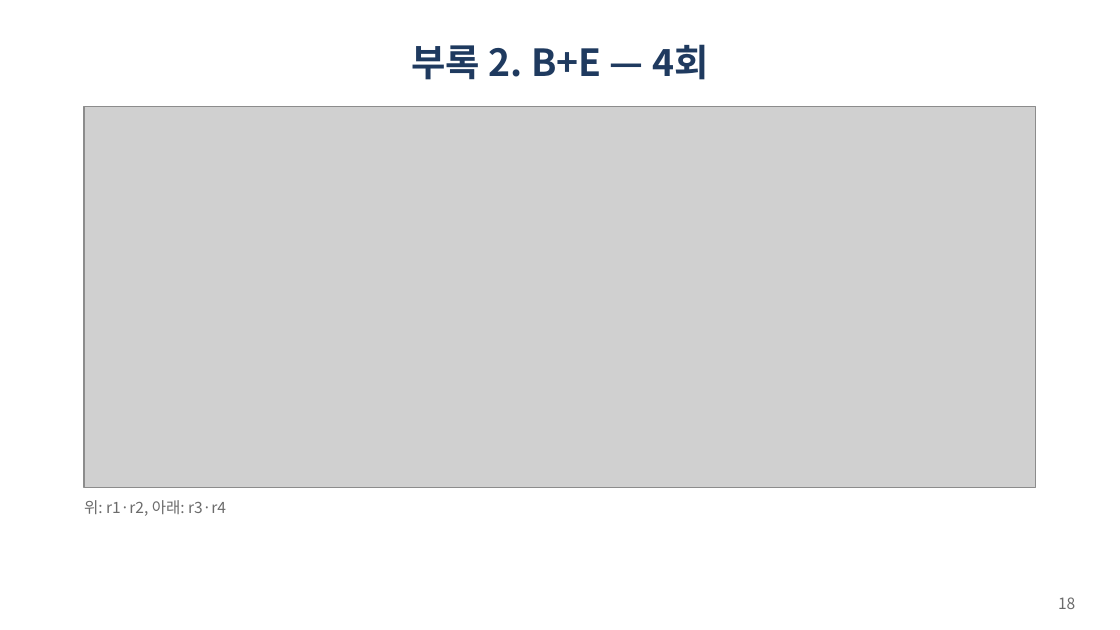
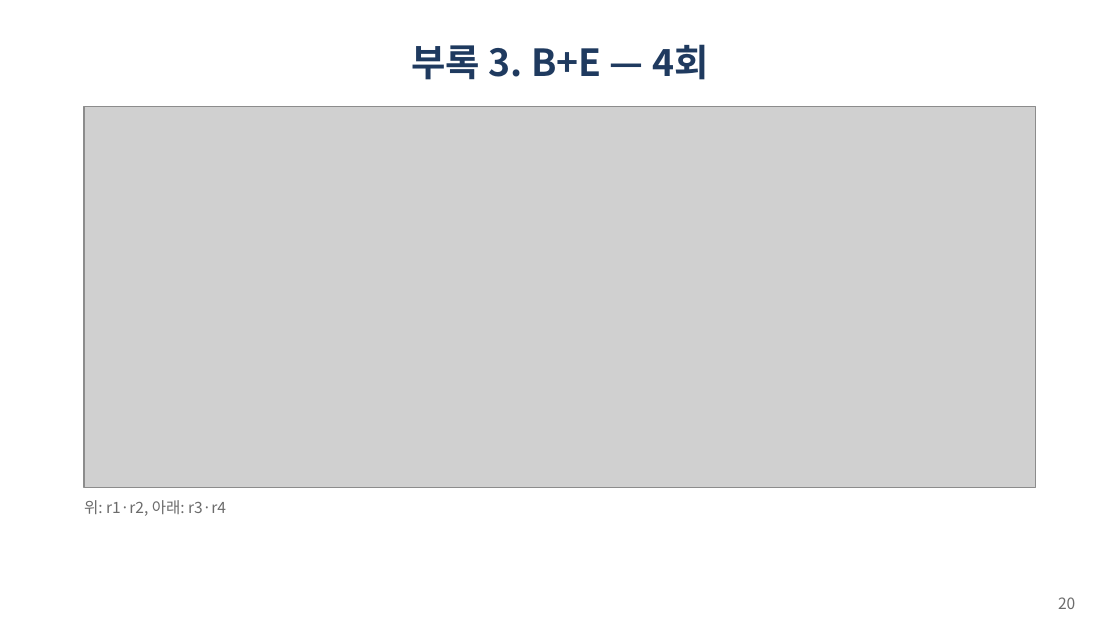
Before and after one commit to gihyeon23/pufferfish-memory-lab, a slide deck: slide 20 of common/lab-meetings/2026-11-20/fig6a-paper-aligned.pptx (slide 18 before the commit). Drawn at 1120x630 pixels with LibreOffice and Linux fonts; fonts in the diff are those of the drawing; grey boxes stand for pictures. Boxes give left, top, right and bottom in pixels: in the first picture for what was removed or moved away, otherwise in the second. Text is boxed around its words. In the diff, an @@ line names an element or a change of style, - is before the commit and + after.

```diff
--- a/common/lab-meetings/2026-11-20/fig6a-paper-aligned.pptx
+++ b/common/lab-meetings/2026-11-20/fig6a-paper-aligned.pptx
@@ title at (411,44,708,80): text changed @@
-부록 2. B+E — 4회
+부록 3. B+E — 4회
@@ page number at (1058,597,1075,609): text changed @@
-18
+20
```
Also in this commit, not shown: 6 other slides changed, 2 slides added, 2 other files.
